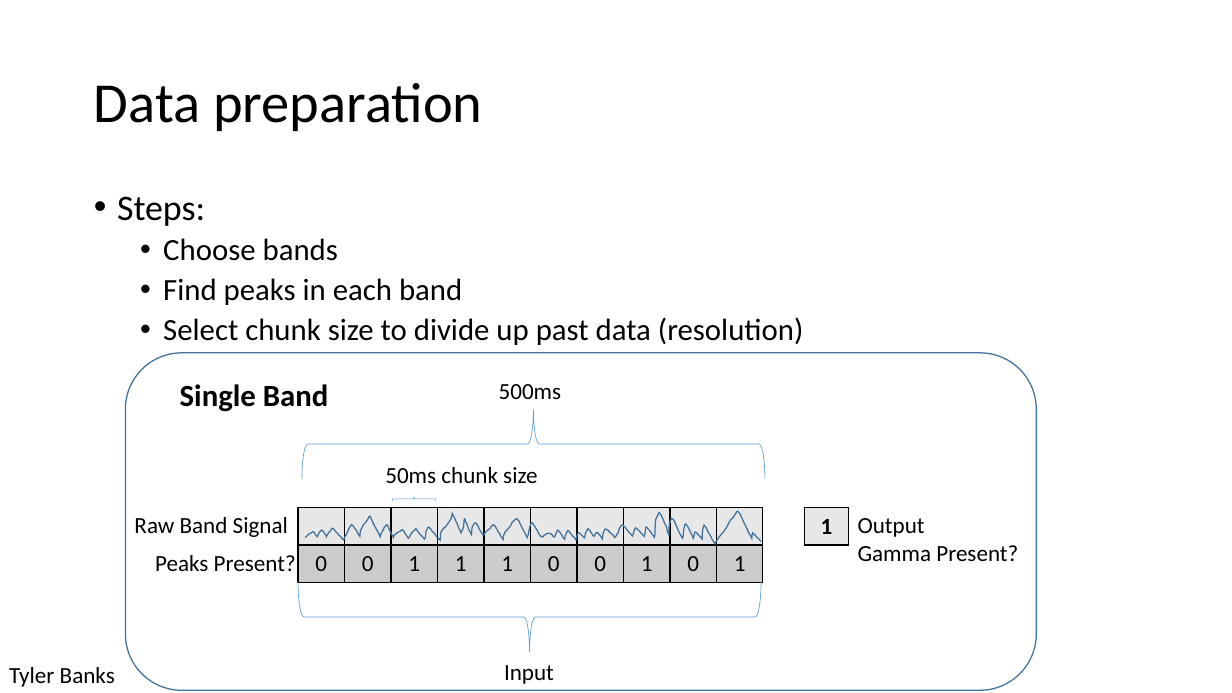
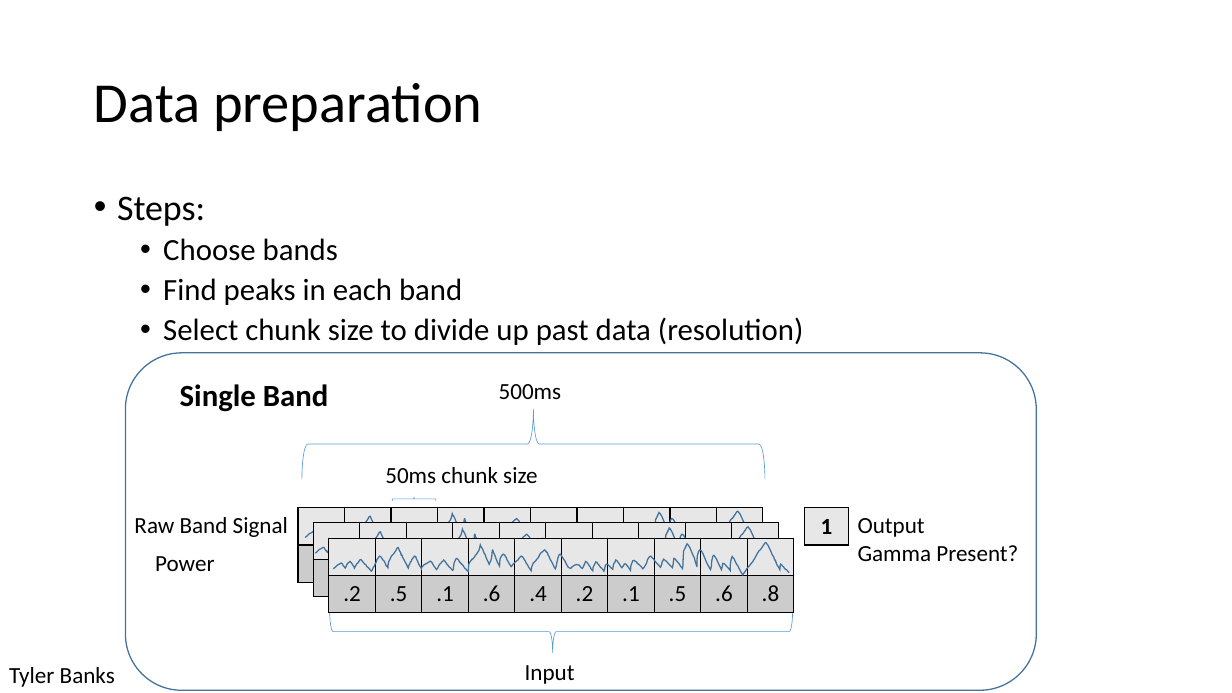
Before and after one commit to tjbanks/hw11, a slide deck: slide 2 of LFP Prediction Method Revised (ANN,RNN,CNN).pptx. Drawn at 1232x693 pixels with LibreOffice and Linux fonts; fonts in the diff are those of the drawing. Boxes give left, top, right and bottom in pixels: in the first picture for what was removed or moved away, otherwise in the second. Text is boxed around its words. In the diff, an @@ line names an element or a change of style, - is before the commit and + after.

Commit message:
ppt updated

```diff
--- a/LFP Prediction Method Revised (ANN,RNN,CNN).pptx
+++ b/LFP Prediction Method Revised (ANN,RNN,CNN).pptx
@@ table at <box>299,507,761,582</box> @@
-row 2: 0 | 0 | 1 | 1 | 1 | 0 | 0 | 1 | 0 | 1
+row 2: .2 | .5 | .1 | .6 | .4 | .2 | .1 | .5 | .6 | .8
@@ table added at <box>313,523,775,597</box>, 2 rows, 10 columns @@
+ |  |  |  |  |  |  |  |  | 
+.2 | .5 | .1 | .6 | .4 | .2 | .1 | .5 | .6 | .8
@@ freeform shape added at <box>315,527,771,559</box>, outline #43739E 1 pt @@
@@ table added at <box>329,539,791,613</box>, 2 rows, 10 columns @@
+ |  |  |  |  |  |  |  |  | 
+.2 | .5 | .1 | .6 | .4 | .2 | .1 | .5 | .6 | .8
@@ text at <box>155,556,214,571</box>: text changed @@
-Peaks Present?
+Power
@@ freeform shape added at <box>334,543,789,575</box>, outline #43739E 1 pt @@
@@ right brace: place and size @@
-right brace at <box>298,582,761,652</box>
+right brace at <box>329,610,793,653</box>
@@ right brace at <box>329,610,793,653</box>: proportions changed @@
@@ text "Input": place and size @@
-text "Input" at <box>504,665,554,684</box>
+text "Input" at <box>525,665,575,684</box>
```
